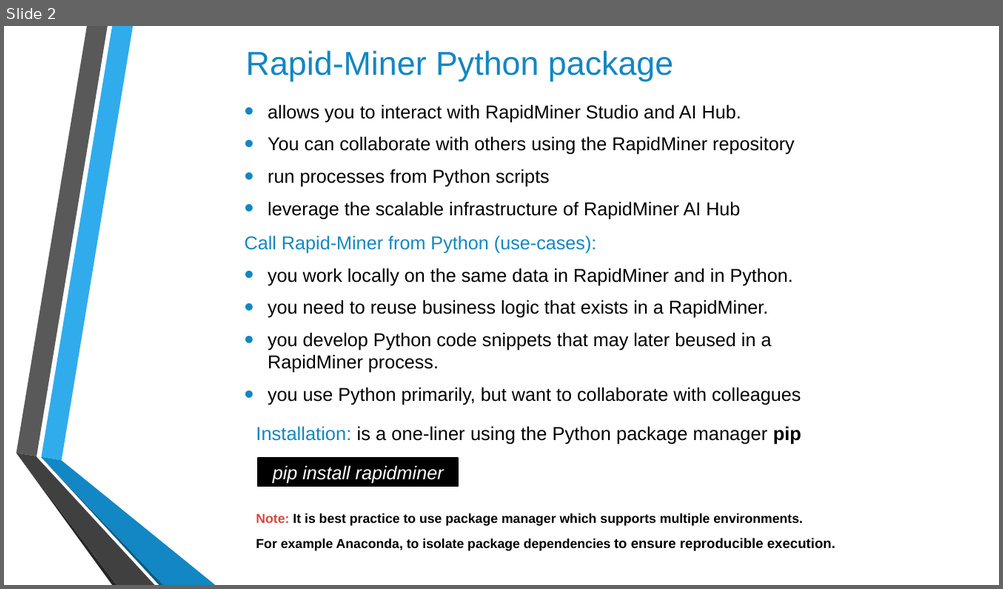
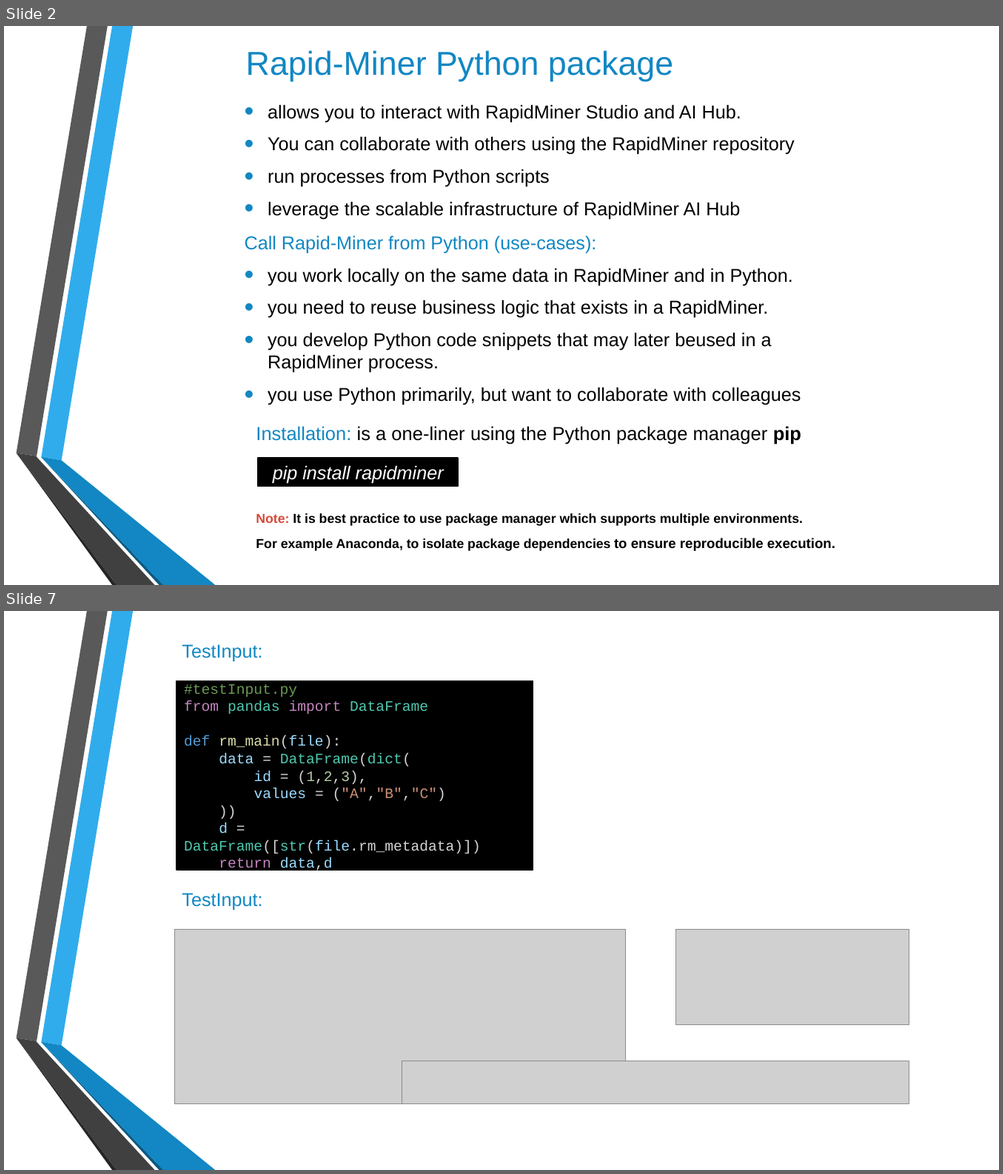
Before and after one commit to Huzefa-Mustafa/rapidminer-python, a slide deck: docs/Presentation_RapidMiner_Python.pptx. Shown one above the other, each under a label of ours: slide 2 before the commit, slides 2 and 7 after it; the slides between them are not shown. The pictures are 1003x589 and 1003x1174 pixels, drawn with LibreOffice and Linux fonts; fonts in the diff are those of the drawing; grey boxes stand for pictures; background and template pictures are left out. Boxes give left, top, right and bottom in pixels: in the first picture for what was removed or moved away, otherwise in the second. Text is boxed around its words. In the diff, an @@ line names an element or a change of style, - is before the commit and + after.

```diff
--- a/docs/Presentation_RapidMiner_Python.pptx
+++ b/docs/Presentation_RapidMiner_Python.pptx
@@ slide 7 added at (4, 611, 999, 1170), background picture (left out); not listed: 6 template elements that a slide beside it also shows @@
@@ text added at (182, 644, 262, 662), 18 pt, text #1287C3 @@
+TestInput:
@@ rectangle added at (176, 681, 532, 870), fill #000000, outline #000000 1.25 pt, 14 pt, text #4EC9B0 @@
+#testInput.py
+from pandas import DataFrame
+def rm_main(file):
+data = DataFrame(dict(
+id = (1,2,3),
+values = ("A","B","C")
+))
+d = DataFrame([str(file.rm_metadata)])
+return data,d
@@ text added at (182, 893, 262, 910), 18 pt, text #1287C3 @@
+TestInput:
@@ picture added at (175, 930, 626, 1104) @@
@@ picture added at (675, 930, 909, 1025) @@
@@ picture added at (402, 1061, 909, 1104) @@
```
Also in this commit, not shown: 4 slides changed, 2 other slides added, 1 slide removed, 8 other files.
